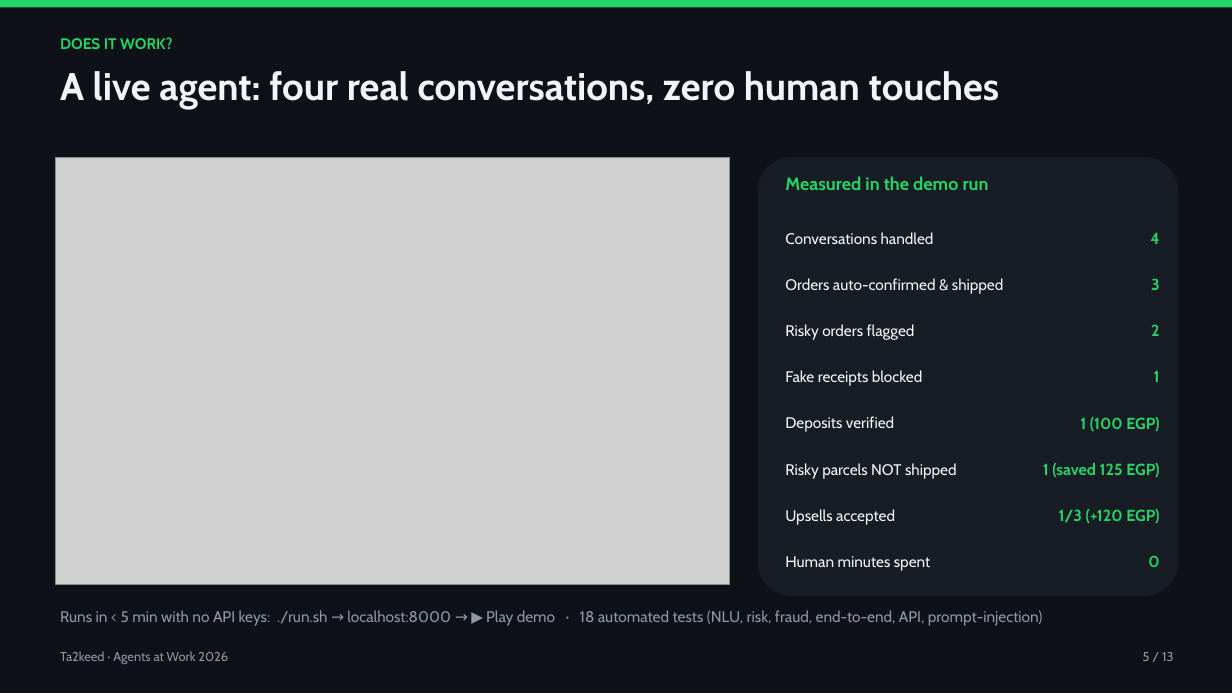
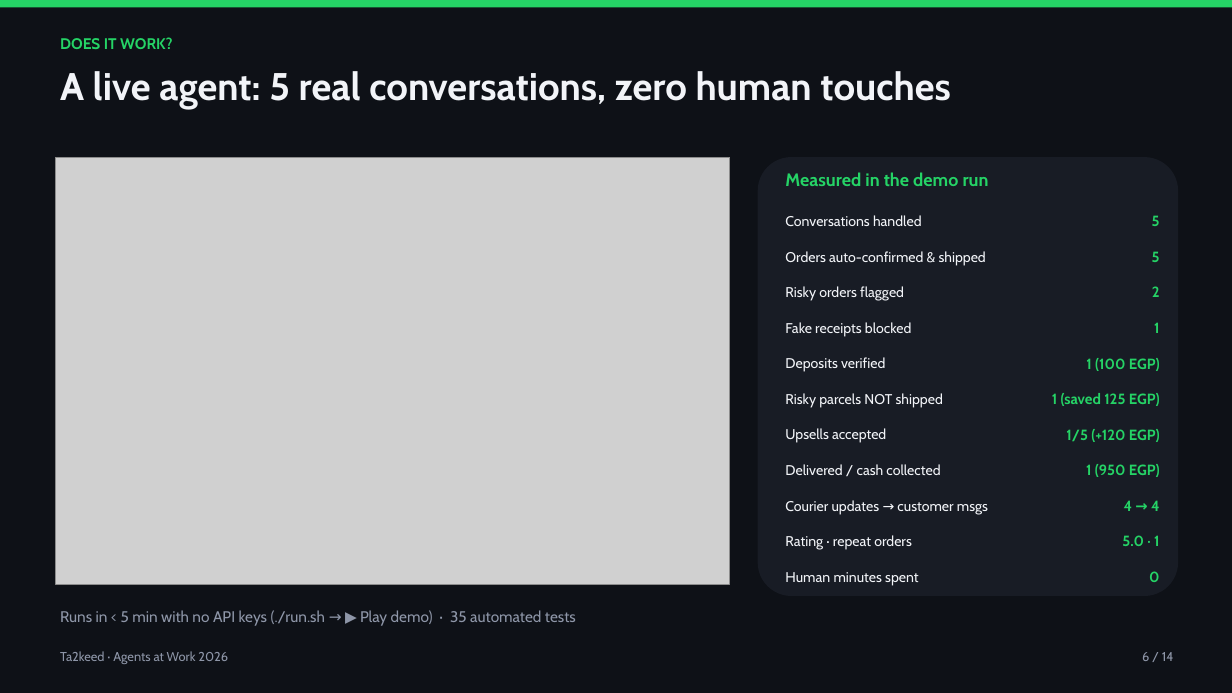
Before and after one commit to MahmoudJimmey/Ta2keed, a slide deck: slide 6 of docs/Ta2keed-impact-slides.pptx (slide 5 before the commit). Drawn at 1232x693 pixels with LibreOffice and Linux fonts; fonts in the diff are those of the drawing; grey boxes stand for pictures. Boxes give left, top, right and bottom in pixels: in the first picture for what was removed or moved away, otherwise in the second. Text is boxed around its words. In the diff, an @@ line names an element or a change of style, - is before the commit and + after.

```diff
--- a/docs/Ta2keed-impact-slides.pptx
+++ b/docs/Ta2keed-impact-slides.pptx
@@ text at (x1=60, y1=71, x2=951, y2=109): text changed @@
-A live agent: four real conversations, zero human touches
+A live agent: 5 real conversations, zero human touches
@@ text "Measured in the demo run" moved from (x1=785, y1=176, x2=989, y2=190) to (x1=785, y1=172, x2=989, y2=186) @@
@@ text "Conversations handled" moved from (x1=785, y1=232, x2=934, y2=244) to (x1=785, y1=215, x2=922, y2=226) @@
@@ text "Orders auto-confirmed & shipped" moved from (x1=785, y1=278, x2=1003, y2=294) to (x1=785, y1=251, x2=986, y2=265) @@
@@ text at (x1=1152, y1=215, x2=1160, y2=226): text changed; size 12.5 to 11.5 pt @@
-4
+5
@@ text at (x1=1152, y1=251, x2=1160, y2=262): text changed; size 12.5 to 11.5 pt @@
-3
+5
@@ text "Risky orders flagged" moved from (x1=785, y1=324, x2=915, y2=340) to (x1=785, y1=286, x2=904, y2=301) @@
@@ text "2" moved from (x1=1151, y1=324, x2=1159, y2=336) to (x1=1152, y1=286, x2=1160, y2=297) @@
@@ text "Fake receipts blocked" moved from (x1=785, y1=370, x2=923, y2=386) to (x1=785, y1=322, x2=911, y2=337) @@
@@ text "1" moved from (x1=1154, y1=371, x2=1160, y2=382) to (x1=1154, y1=322, x2=1159, y2=333) @@
@@ text "Deposits verified" moved from (x1=785, y1=416, x2=894, y2=432) to (x1=785, y1=357, x2=885, y2=372) @@
@@ text "1 (100 EGP)" moved from (x1=1080, y1=417, x2=1159, y2=431) to (x1=1086, y1=358, x2=1160, y2=371) @@
@@ text "Risky parcels NOT shipped" moved from (x1=785, y1=463, x2=956, y2=479) to (x1=785, y1=393, x2=943, y2=408) @@
@@ text "1 (saved 125 EGP)" moved from (x1=1043, y1=463, x2=1159, y2=477) to (x1=1052, y1=393, x2=1160, y2=406) @@
@@ text "Upsells accepted" moved from (x1=785, y1=509, x2=895, y2=525) to (x1=785, y1=428, x2=886, y2=443) @@
@@ text at (x1=1066, y1=429, x2=1160, y2=442): text changed; size 12.5 to 11.5 pt @@
-1/3 (+120 EGP)
+1/5 (+120 EGP)
@@ text added at (x1=785, y1=464, x2=940, y2=475), 11 pt, text #F2F4F8 @@
+Delivered / cash collected
@@ text added at (x1=1086, y1=464, x2=1160, y2=477), 11.5 pt, text #25D366, bold @@
+1 (950 EGP)
@@ text added at (x1=785, y1=500, x2=988, y2=514), 11 pt, text #F2F4F8 @@
+Courier updates → customer msgs
@@ text added at (x1=1124, y1=500, x2=1160, y2=511), 11.5 pt, text #25D366, bold @@
+4 → 4
@@ text added at (x1=785, y1=535, x2=912, y2=550), 11 pt, text #F2F4F8 @@
+Rating · repeat orders
@@ text added at (x1=1122, y1=535, x2=1159, y2=546), 11.5 pt, text #25D366, bold @@
+5.0 · 1
@@ size 12 to 11 pt in 8 elements at (x1=785, y1=215, x2=922, y2=226), (x1=785, y1=251, x2=986, y2=265), (x1=785, y1=286, x2=904, y2=301), (x1=785, y1=322, x2=911, y2=337), (x1=785, y1=357, x2=885, y2=372), (x1=785, y1=393, x2=943, y2=408), (x1=785, y1=428, x2=886, y2=443), (x1=785, y1=572, x2=919, y2=586) @@
@@ text "Human minutes spent" moved from (x1=785, y1=556, x2=930, y2=571) to (x1=785, y1=572, x2=919, y2=586) @@
@@ size 12.5 to 11.5 pt in 5 elements at (x1=1152, y1=286, x2=1160, y2=297), (x1=1154, y1=322, x2=1159, y2=333), (x1=1086, y1=358, x2=1160, y2=371), (x1=1052, y1=393, x2=1160, y2=406), (x1=1149, y1=571, x2=1159, y2=582) @@
@@ text "0" moved from (x1=1148, y1=555, x2=1159, y2=567) to (x1=1149, y1=571, x2=1159, y2=582) @@
@@ text at (x1=60, y1=610, x2=576, y2=626): text changed @@
-Runs in < 5 min with no API keys: ./run.sh → localhost:8000 → ▶ Play demo · 18 automated tests (NLU, risk, fraud, end-to-end, API, prompt-injection)
+Runs in < 5 min with no API keys (./run.sh → ▶ Play demo) · 35 automated tests
@@ text at (x1=1142, y1=652, x2=1174, y2=661): text changed @@
-5 / 13
+6 / 14
```
Also in this commit, not shown: 12 other slides changed, 1 slide added, 27 other files.
